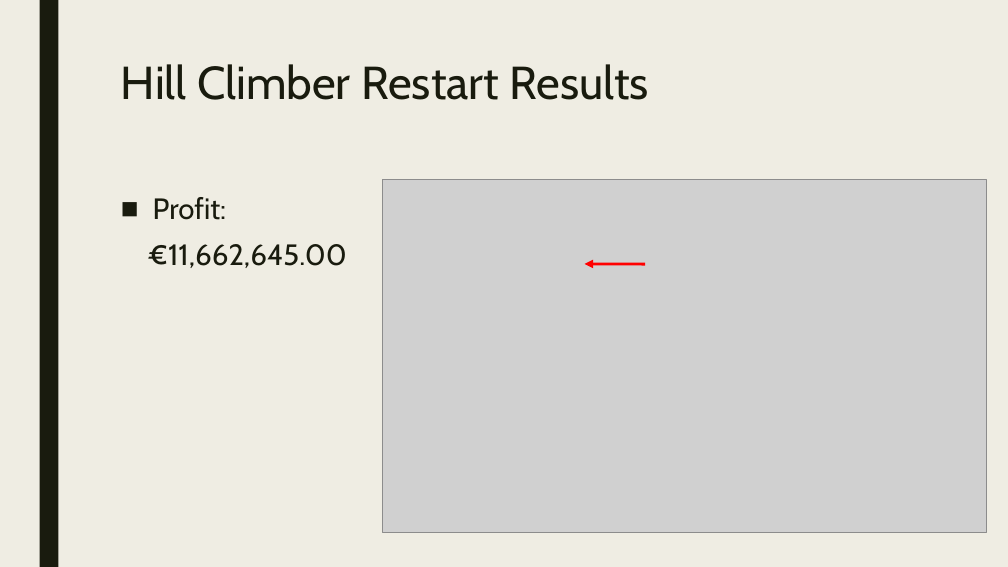
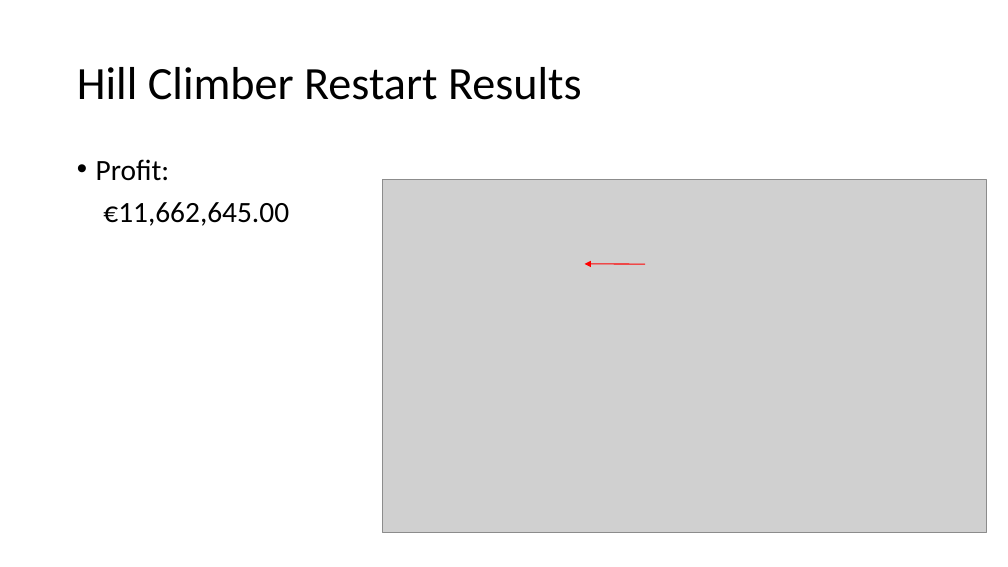
Before and after one commit to WouterDuijn/heuristic, a slide deck: slide 9 of doc/Mokum Airways.pptx. Drawn at 1008x567 pixels with LibreOffice and Linux fonts; fonts in the diff are those of the drawing; grey boxes stand for pictures. Boxes give left, top, right and bottom in pixels: in the first picture for what was removed or moved away, otherwise in the second. Text is boxed around its words. In the diff, an @@ line names an element or a change of style, - is before the commit and + after.

```diff
--- a/doc/Mokum Airways.pptx
+++ b/doc/Mokum Airways.pptx
@@ background #EFEDE3 to #FFFFFF @@
@@ rectangle removed at [39,0,58,567] @@
@@ title "Hill Climber Restart Results": place and size @@
-title "Hill Climber Restart Results" at [121,64,649,100]
+title "Hill Climber Restart Results" at [77,67,582,100]
@@ title "Hill Climber Restart Results" at [77,67,582,100]: font Cabin to Calibri, text colour #191B0E to #000000; line spacing 0.89 to 0.9; vertical alignment top to middle @@
@@ text "Profit:": place and size @@
-text "Profit:" at [147,197,346,268]
+text "Profit:" at [96,159,289,226]
@@ text "Profit:" at [96,159,289,226]: font Cabin to Calibri, text colour #191B0E to #000000; bullet ■ to •; line spacing 0.94 to 0.9; less space between paragraphs @@
@@ arrow (646, 264) - (585, 264): stroke #FF0000 2.75 pt to #FF0000 1 pt @@
```
Also in this commit, not shown: 11 other slides changed, 1 slide added, 1 slide removed.
